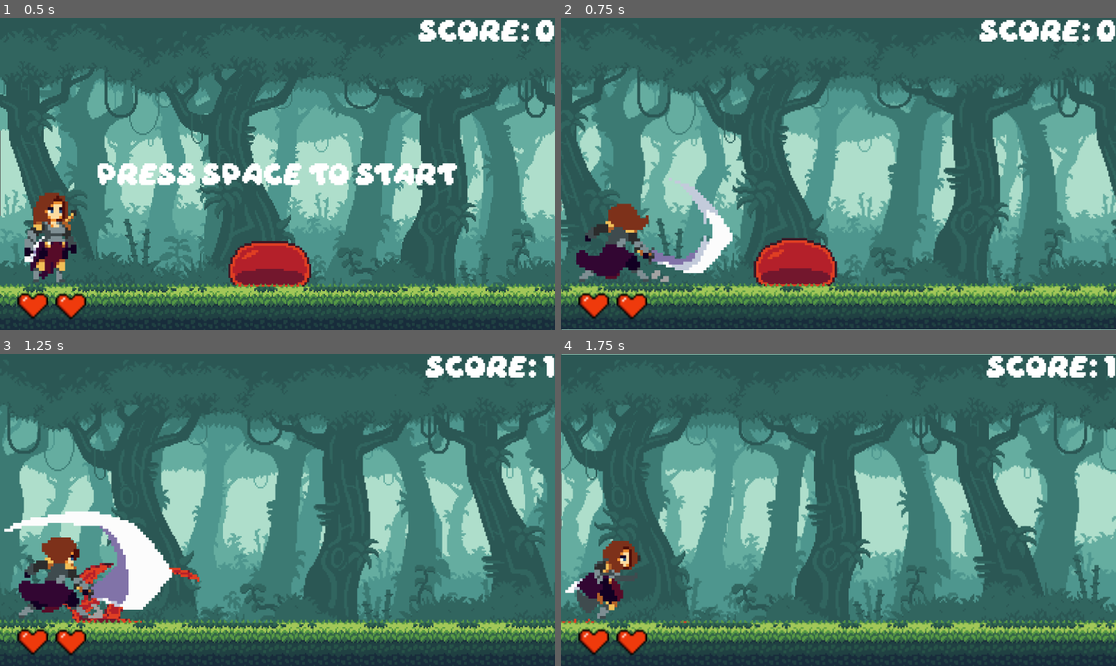
Above: before the commit, frames 1-4 (two rows, left to right).
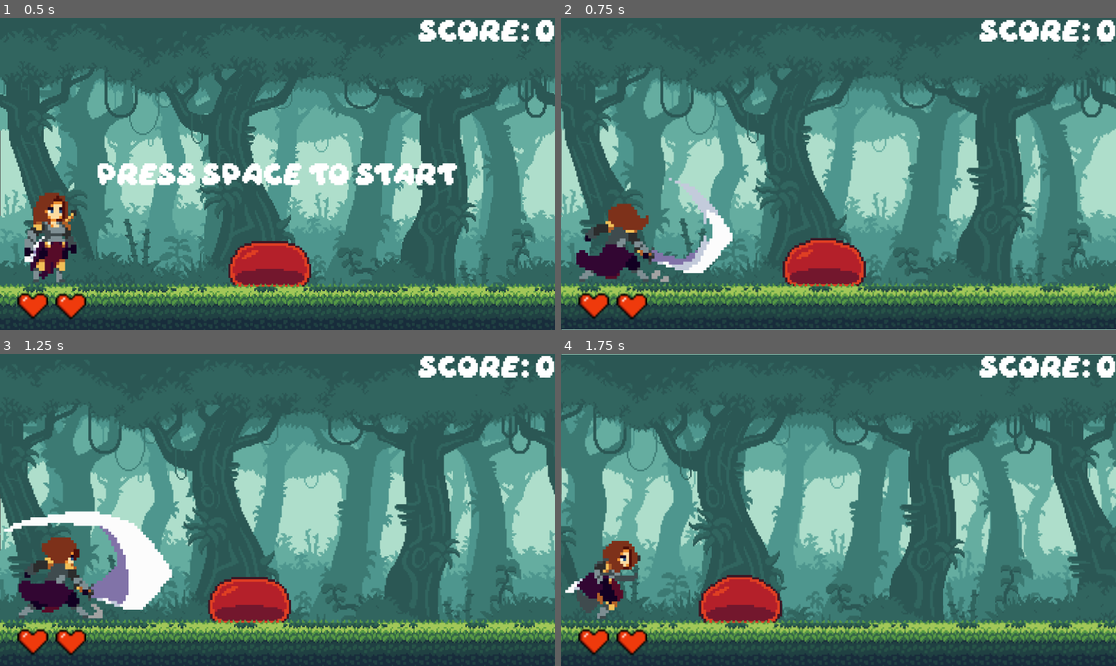
Above: after the commit, the same moments.

Repository: SYJEE1/precision-strikes
Game: Godot game, scene res://Scene/main.tscn
Same seed, same stepped clock (60 frames per second), same inputs: the game is played once before the commit and once after it.
Inputs (mouse positions are in pixels of both pictures, inside the frame that each line leads up to):
- Up to frame 1 (0.5 s): no input
- Up to frame 2 (0.75 s): tap Space at 0.5 s; move the mouse to (960, 158) at 0.52 s; press the mouse at (960, 158) at 0.53 s; hold D (forward) from 0.53 s (still down)
- Up to frame 3 (1.25 s): keep holding D (forward); tap Enter (ui_accept) at 0.77 s
- Up to frame 4 (1.75 s): keep holding D (forward); move the mouse to (727, 525) at 1.27 s; release the mouse at (727, 525) at 1.28 s; click (727, 525) at 1.35 s; tap Enter (ui_accept) at 1.52 s

Frame 1 is identical in both runs. In frame 2, 37% of the frame differs, in the area x 0-100%, y 16-93%; in frame 3, 48%; in frame 4, 52%, in the area x 0-100%, y 0-93%.

Commit message:
added sword sfx and bgm

Diff:
--- a/Scene/CharacterBody2D.gd
+++ b/Scene/CharacterBody2D.gd
@@ -18,6 +18,7 @@
 		$RunCol.disabled = false
 		attack.disabled = true
 		if Input.is_action_pressed("attack"):
+			$SwordSound.play()
 			$AnimatedSprite2D.play("attack")
 			attack.disabled = false
 			velocity.x = 0
--- /dev/null
+++ b/Scene/bgm.tscn
@@ -0,0 +1,8 @@
+[gd_scene load_steps=2 format=3 uid="uid://btmon0kpgo4un"]
+
+[ext_resource type="AudioStream" uid="uid://bhfv5t4d0dxn1" path="res://Assests/Sound/BGM.mp3" id="1_gc85k"]
+
+[node name="AudioStreamPlayer2D" type="AudioStreamPlayer2D"]
+stream = ExtResource("1_gc85k")
+volume_db = -4.685
+autoplay = true
--- a/Scene/character_body_2d.tscn
+++ b/Scene/character_body_2d.tscn
@@ -1,7 +1,8 @@
-[gd_scene load_steps=38 format=3 uid="uid://ga3coikuyeju"]
+[gd_scene load_steps=39 format=3 uid="uid://ga3coikuyeju"]
 
 [ext_resource type="Script" path="res://Scene/CharacterBody2D.gd" id="1_o70cp"]
 [ext_resource type="Texture2D" uid="uid://bivguvvjshov5" path="res://Assests/Sprite/Warrior_Sheet-Effect.png" id="2_obc2w"]
+[ext_resource type="AudioStream" uid="uid://byfa5h8dero85" path="res://Assests/Sound/Sword SFX 2.mp3" id="3_svrye"]
 
 [sub_resource type="RectangleShape2D" id="RectangleShape2D_sl023"]
 size = Vector2(13.3333, 20.3333)
@@ -285,6 +286,10 @@
 position = Vector2(-10.25, 7.08333)
 shape = SubResource("RectangleShape2D_kyr1v")
 
+[node name="SwordSound" type="AudioStreamPlayer" parent="."]
+stream = ExtResource("3_svrye")
+volume_db = -25.0
+
 [connection signal="area_entered" from="Area2D" to="." method="_on_area_2d_area_entered"]
 [connection signal="hidden" from="Area2D/AttCol" to="." method="_on_att_col_hidden"]
 [connection signal="area_shape_entered" from="Area2D2" to="." method="_on_area_2d_2_area_shape_entered"]
--- a/Scene/main.gd
+++ b/Scene/main.gd
@@ -31,6 +31,7 @@
 	game_running = false
 	get_tree().paused = false
 	$Timer.start()
+	$BGM.play()
 
 	$Warrior.position = WARRIOR_START_POS
 	$Warrior.velocity = Vector2i(0,0)
@@ -51,7 +52,7 @@
 			$Warrior.position.x += speed
 			$Camera2D.position.x += speed
 		if Input.is_action_pressed("attack"):
-			speed = 0
+			speed = 5
 			$Warrior.position.x -= speed
 			$Camera2D.position.x -= speed
 
--- a/Scene/main.tscn
+++ b/Scene/main.tscn
@@ -10,6 +10,7 @@
 [ext_resource type="Script" path="res://Scene/Heart.gd" id="8_de0hc"]
 [ext_resource type="PackedScene" uid="uid://c32fxx47o5mx5" path="res://Scene/HeartsContainer.tscn" id="8_sklpo"]
 [ext_resource type="PackedScene" uid="uid://v6dblq4f20tx" path="res://Scene/game_over.tscn" id="8_xhaku"]
+[ext_resource type="PackedScene" uid="uid://btmon0kpgo4un" path="res://Scene/bgm.tscn" id="11_8uxbt"]
 
 [node name="Main" type="Node"]
 script = ExtResource("1_gm8l1")
@@ -52,4 +53,7 @@
 [node name="Timer" type="Timer" parent="."]
 wait_time = 3.0
 
+[node name="BGM" parent="." instance=ExtResource("11_8uxbt")]
+autoplay = false
+
 [connection signal="timeout" from="Timer" to="." method="_on_timer_timeout"]
--- a/project.godot
+++ b/project.godot
@@ -14,6 +14,10 @@
 run/main_scene="res://Scene/main.tscn"
 config/features=PackedStringArray("4.2", "Forward Plus")
 config/icon="res://icon.svg"
+
+[autoload]
+
+Bgm="*res://Scene/bgm.tscn"
 
 [input]
 
Not shown, added: Assests/Sound/BGM.mp3.import
Not shown, added: Assests/Sound/Sword SFX 1.mp3.import
Not shown, added: Assests/Sound/Sword SFX 2.mp3.import
Not shown: 1 places in Scene/main.tscn that only renumber resources
Not shown, added: Assests/Sound/BGM.mp3
Not shown, added: Assests/Sound/Sword SFX 1.mp3
Not shown, added: Assests/Sound/Sword SFX 2.mp3
